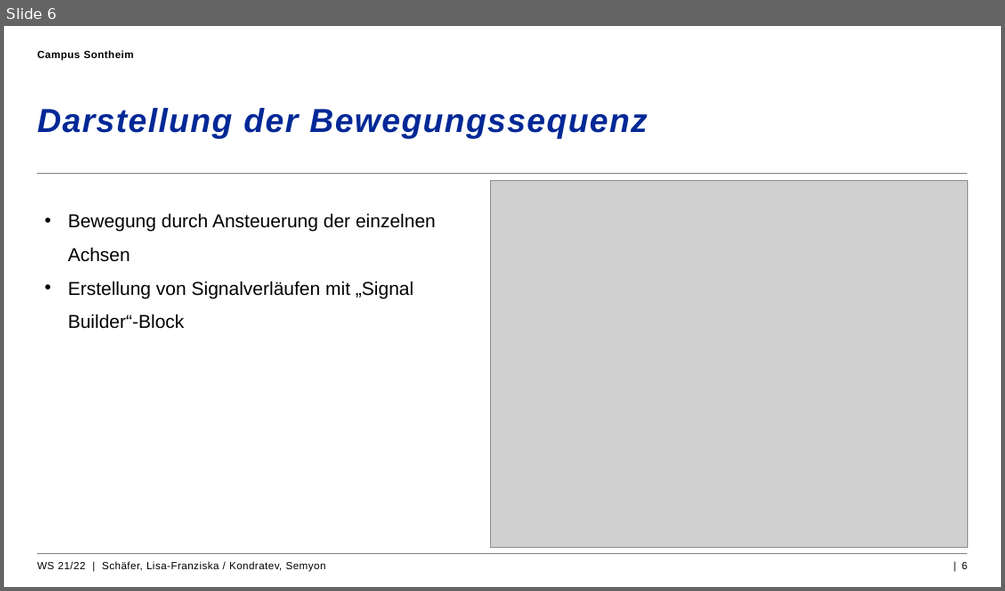
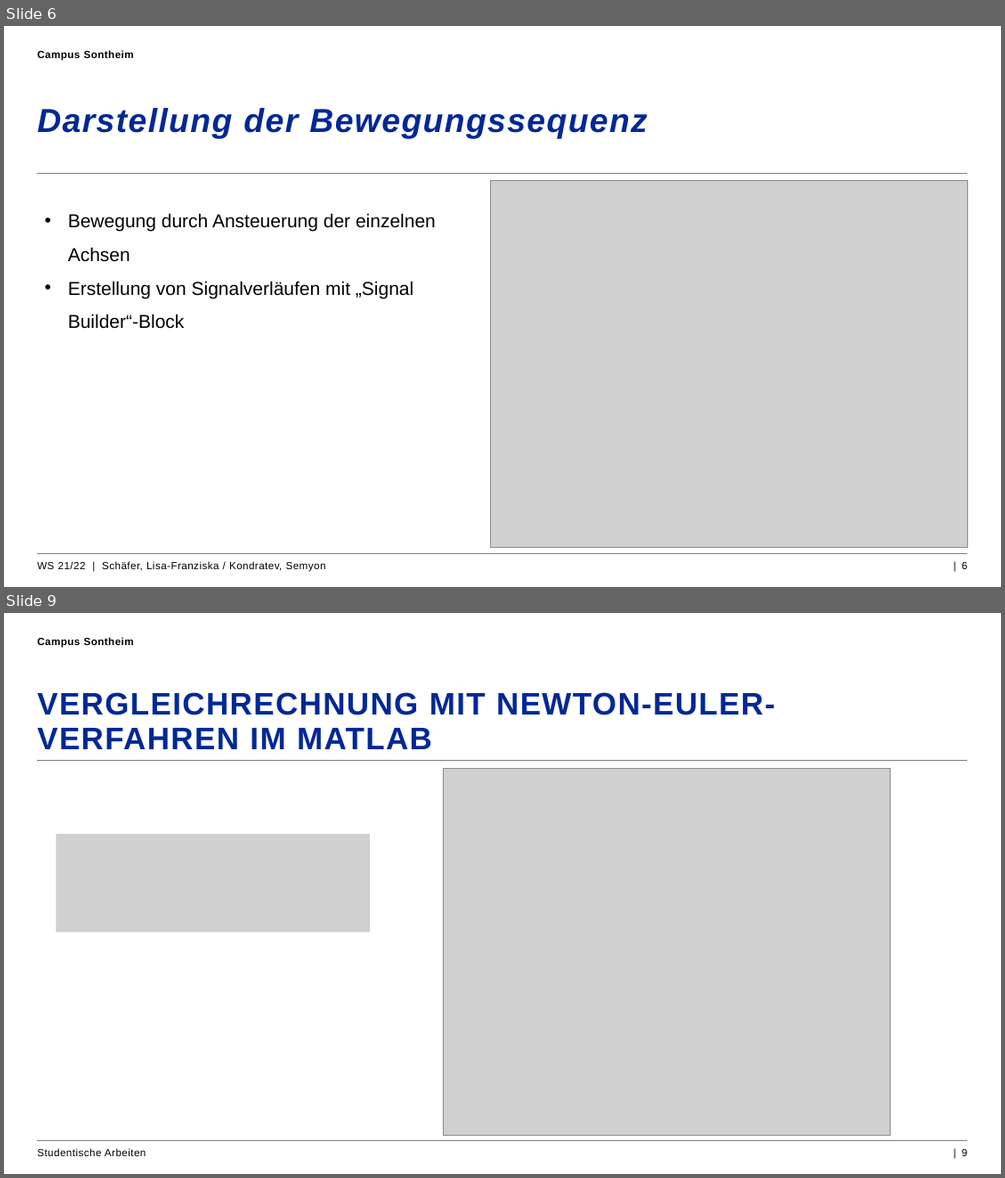
Before and after one commit to exdestruction/AKRobotik, a slide deck: Praesentation/AKR_Gruppe4_Zwischenstand.pptx. Shown one above the other, each under a label of ours: slide 6 before the commit, slides 6 and 9 after it; the slides between them are not shown. The pictures are 1005x591 and 1005x1178 pixels, drawn with LibreOffice and Linux fonts; fonts in the diff are those of the drawing; grey boxes stand for pictures; background and template pictures are left out. Boxes give left, top, right and bottom in pixels: in the first picture for what was removed or moved away, otherwise in the second. Text is boxed around its words. In the diff, an @@ line names an element or a change of style, - is before the commit and + after.

```diff
--- a/Praesentation/AKR_Gruppe4_Zwischenstand.pptx
+++ b/Praesentation/AKR_Gruppe4_Zwischenstand.pptx
@@ slide 9 added at [4, 613, 1001, 1174], background #FFFFFF; not listed: 2 template elements that a slide beside it also shows @@
@@ text added at [37, 637, 134, 648], 10 pt, text #000000, bold @@
+Campus Sontheim
@@ title added at [37, 692, 775, 749], 30 pt, text #002896, bold @@
+VERGLEICHRECHNUNG MIT NEWTON-EULER-VERFAHREN IM MATLAB
@@ picture added at [443, 769, 890, 1135] @@
@@ picture added at [57, 835, 371, 933] @@
@@ text added at [37, 1148, 146, 1156], 10 pt, text #000000 @@
+Studentische Arbeiten
@@ page number added at [962, 1149, 967, 1156], 10 pt, text #000000 @@
+| 9
```
Also in this commit, not shown: 2 other slides added, 1 other file.
